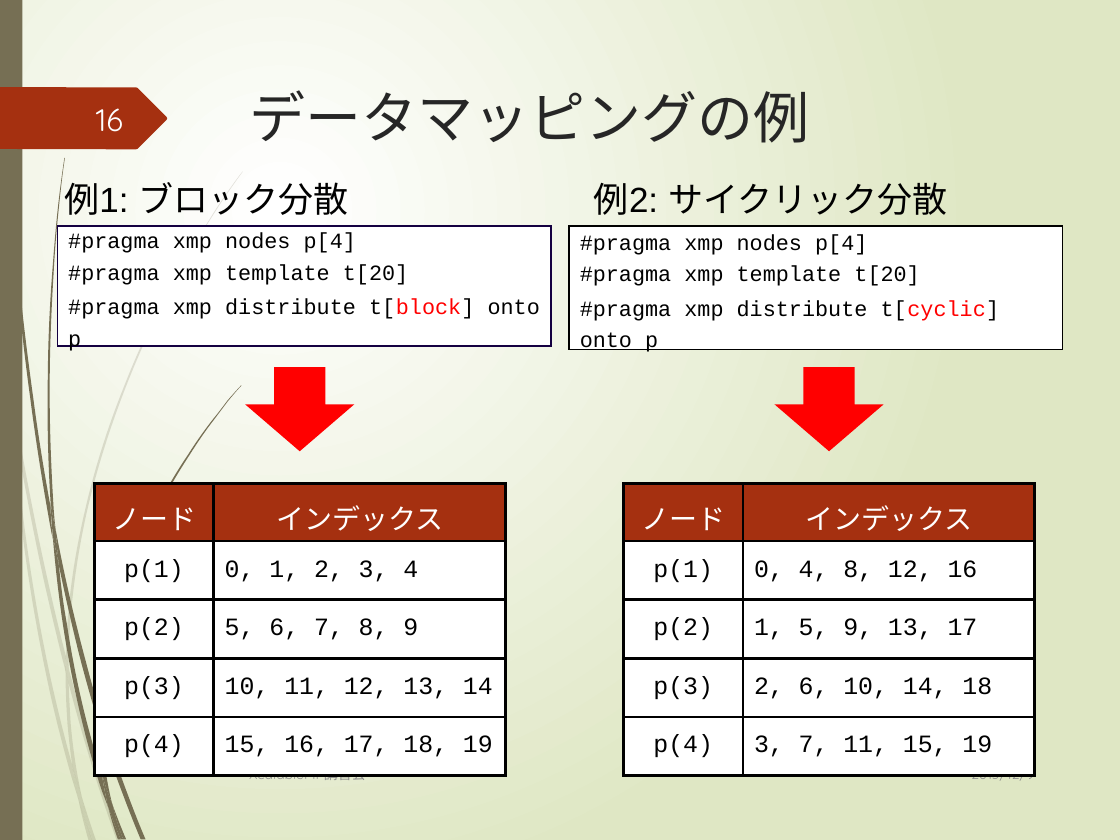
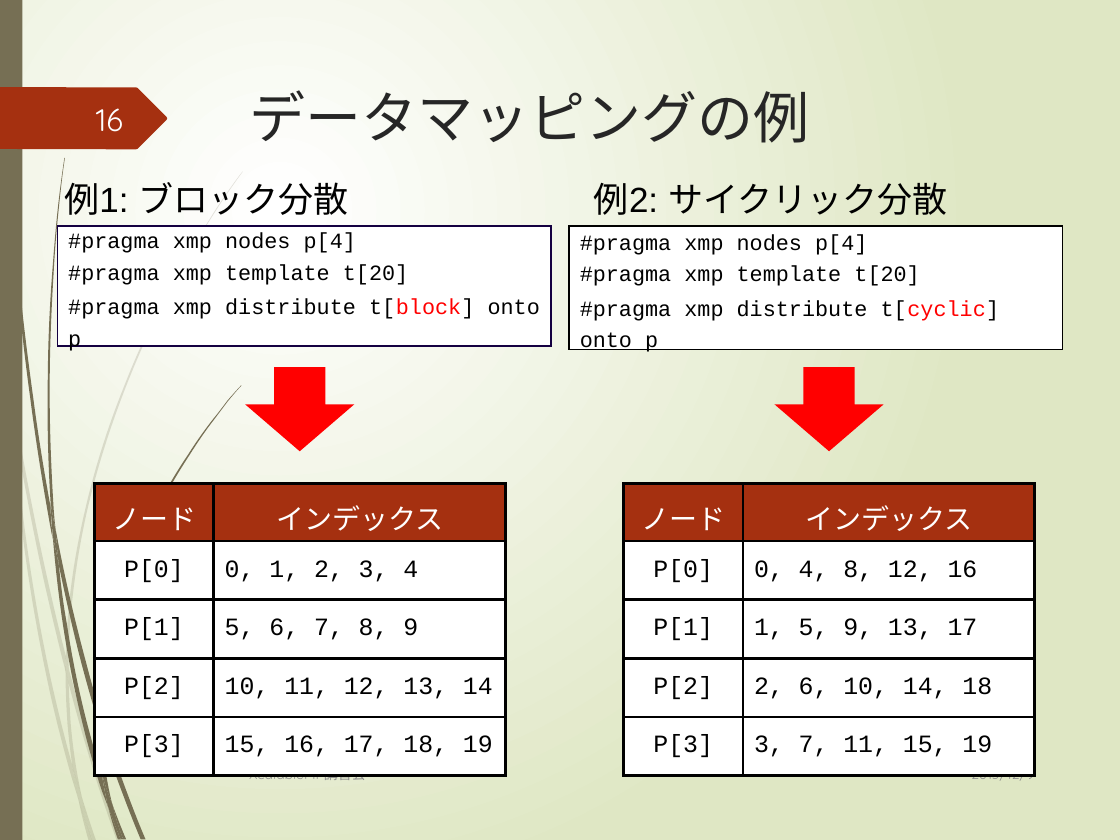
Before and after one commit to XcalableMP/Lecture, a slide deck: slide 16 of beginner/1.overview.pptx. Drawn at 1120x840 pixels with LibreOffice and Linux fonts; fonts in the diff are those of the drawing. Boxes give left, top, right and bottom in pixels: in the first picture for what was removed or moved away, otherwise in the second. Text is boxed around its words. In the diff, an @@ line names an element or a change of style, - is before the commit and + after.

```diff
--- a/beginner/1.overview.pptx
+++ b/beginner/1.overview.pptx
@@ table at <box>94,484,505,776</box> @@
-row 2, column 1: p(1)
+row 2, column 1: P[0]
-row 3, column 1: p(2)
+row 3, column 1: P[1]
-row 4, column 1: p(3)
+row 4, column 1: P[2]
-row 5, column 1: p(4)
+row 5, column 1: P[3]
@@ table at <box>624,484,1035,776</box> @@
-row 2, column 1: p(1)
+row 2, column 1: P[0]
-row 3, column 1: p(2)
+row 3, column 1: P[1]
-row 4, column 1: p(3)
+row 4, column 1: P[2]
-row 5, column 1: p(4)
+row 5, column 1: P[3]
```
Also in this commit, not shown: 2 other slides changed, 1 other file.
